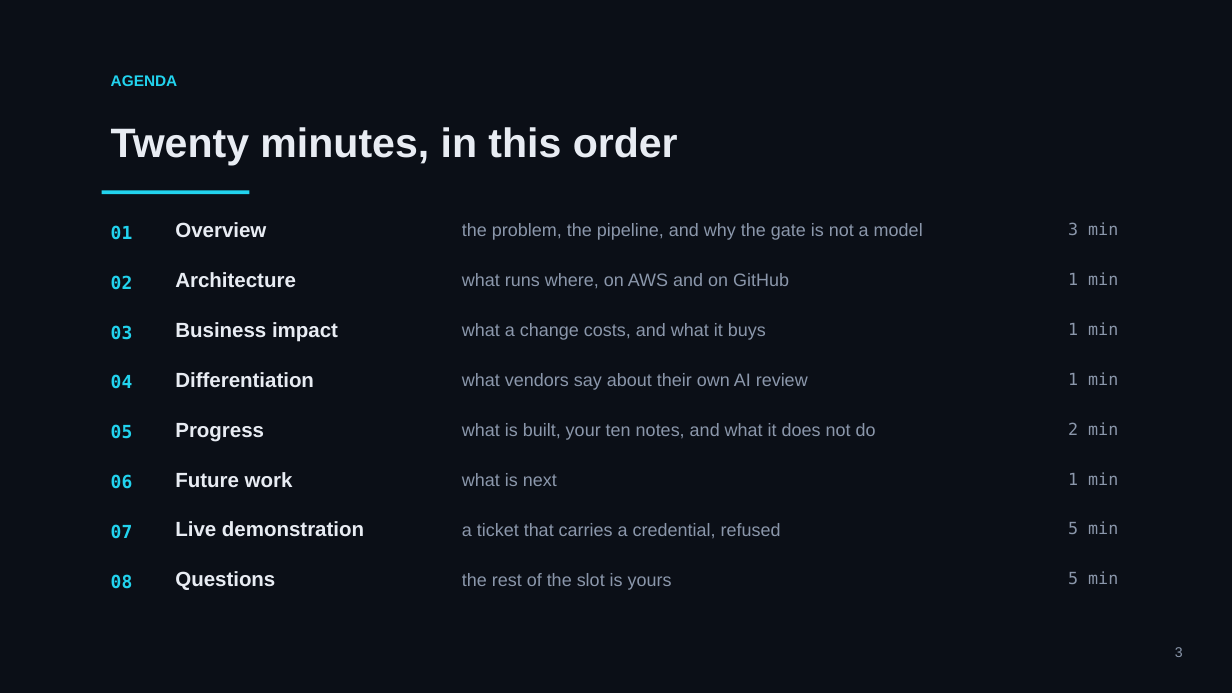
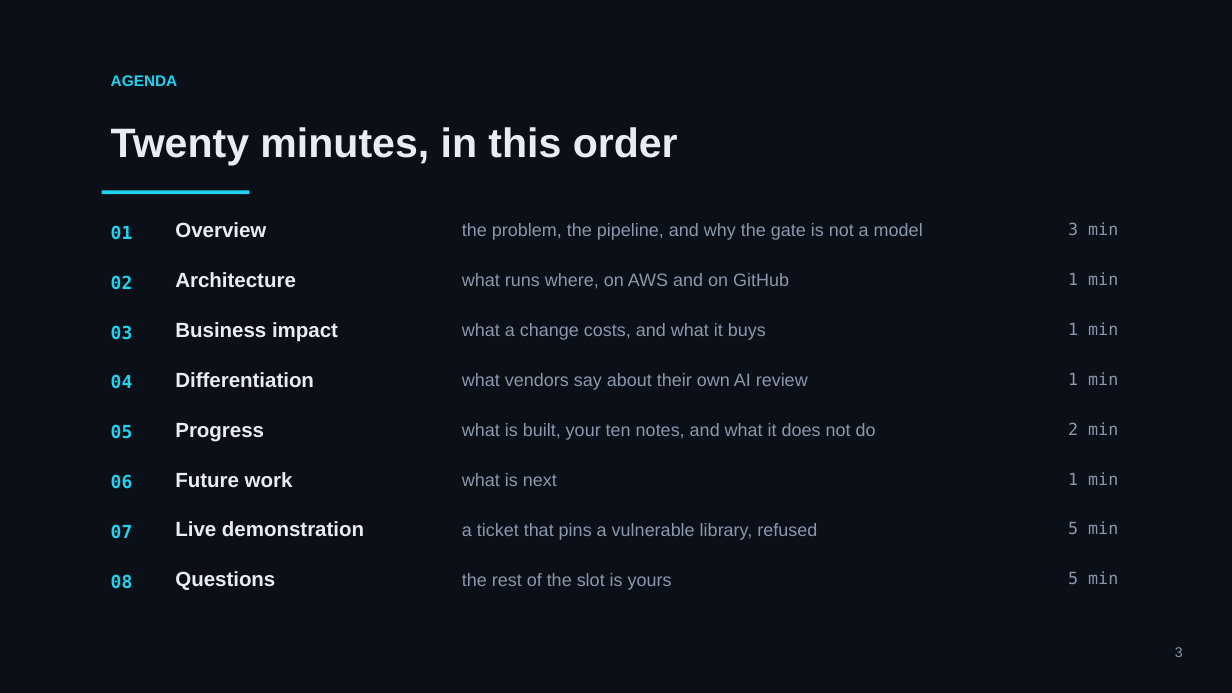
Before and after one commit to mohamedsorour1998/technical-presentations, a slide deck: slide 3 of talks/devops-hackathon-final/pitch/TheAgentOrg-Final.pptx. Drawn at 1232x693 pixels with LibreOffice and Linux fonts; fonts in the diff are those of the drawing. Boxes give left, top, right and bottom in pixels: in the first picture for what was removed or moved away, otherwise in the second. Text is boxed around its words. In the diff, an @@ line names an element or a change of style, - is before the commit and + after.

```diff
--- a/talks/devops-hackathon-final/pitch/TheAgentOrg-Final.pptx
+++ b/talks/devops-hackathon-final/pitch/TheAgentOrg-Final.pptx
@@ text at bbox=[462, 523, 817, 540]: text changed @@
-a ticket that carries a credential, refused
+a ticket that pins a vulnerable library, refused
```
Also in this commit, not shown: 1 other slide changed, 4 other files.
